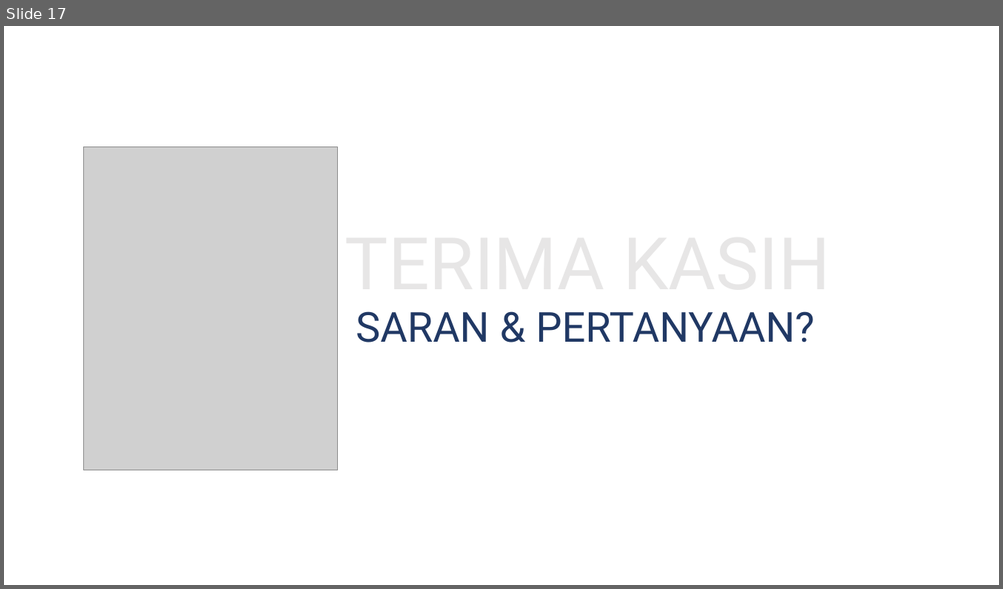
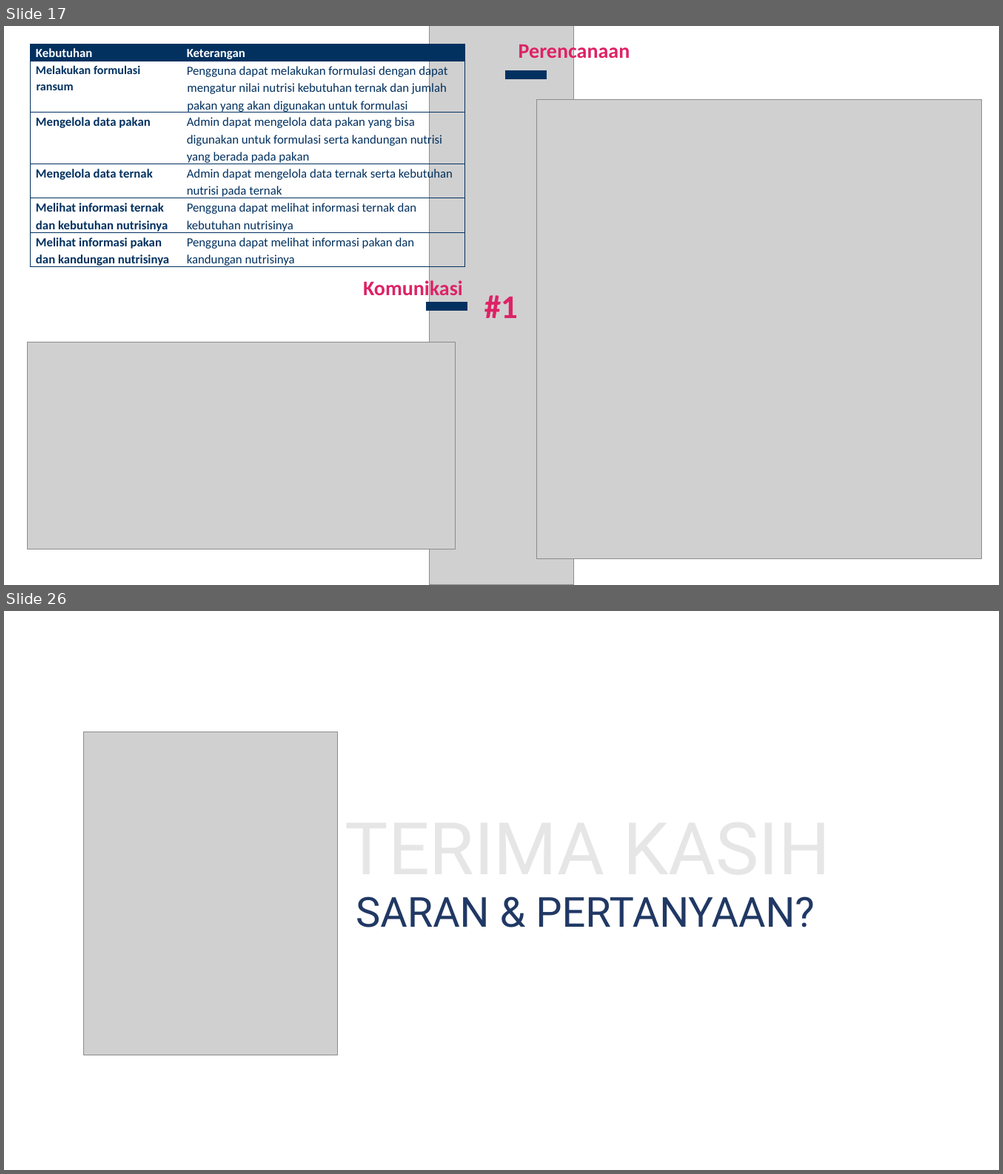
Before and after one commit to alinnural/skripsi, a slide deck: PENULISAN/Kolokium/Kolokium_G64154068_040917.pptx. Shown one above the other, each under a label of ours: slide 17 before the commit, slides 17 and 26 after it; the slides between them are not shown. The pictures are 1003x589 and 1003x1174 pixels, drawn with LibreOffice and Linux fonts; fonts in the diff are those of the drawing; grey boxes stand for pictures. Boxes give left, top, right and bottom in pixels: in the first picture for what was removed or moved away, otherwise in the second. Text is boxed around its words. In the diff, an @@ line names an element or a change of style, - is before the commit and + after.

```diff
--- a/PENULISAN/Kolokium/Kolokium_G64154068_040917.pptx
+++ b/PENULISAN/Kolokium/Kolokium_G64154068_040917.pptx
@@ slide 17 added at [4, 26, 999, 585], background #FFFFFF @@
@@ table added at [30, 44, 464, 270], 6 rows, 2 columns @@
+Kebutuhan | Keterangan
+Melakukan formulasi ransum | Pengguna dapat melakukan formulasi dengan dapat mengatur nilai nutrisi kebutuhan ternak dan jumlah pakan yang akan digunakan untuk formulasi
+Mengelola data pakan | Admin dapat mengelola data pakan yang bisa digunakan untuk formulasi serta kandungan nutrisi yang berada pada pakan
+Mengelola data ternak | Admin dapat mengelola data ternak serta kebutuhan nutrisi pada ternak
+Melihat informasi ternak dan kebutuhan nutrisinya | Pengguna dapat melihat informasi ternak dan kebutuhan nutrisinya
+Melihat informasi pakan dan kandungan nutrisinya | Pengguna dapat melihat informasi pakan dan kandungan nutrisinya
@@ picture added at [430, 26, 574, 585] @@
@@ text added at [518, 41, 630, 63], 20 pt, text #DE2265, bold @@
+Perencanaan
@@ line added from (506, 75) to (546, 75), #023160 8.5 pt @@
@@ picture added at [537, 100, 982, 560] @@
@@ text added at [363, 278, 463, 301], 20 pt, text #DE2265, bold @@
+Komunikasi
@@ line added from (426, 306) to (467, 306), #023160 8.5 pt @@
@@ text added at [484, 295, 518, 318], 32 pt, text #DE2265, bold @@
+#1
@@ picture added at [28, 342, 455, 549] @@
@@ what was slide 17 is now slide 26 @@
```
Also in this commit, not shown: 7 slides changed, 10 other slides added, 2 slides removed, 2 other files.
